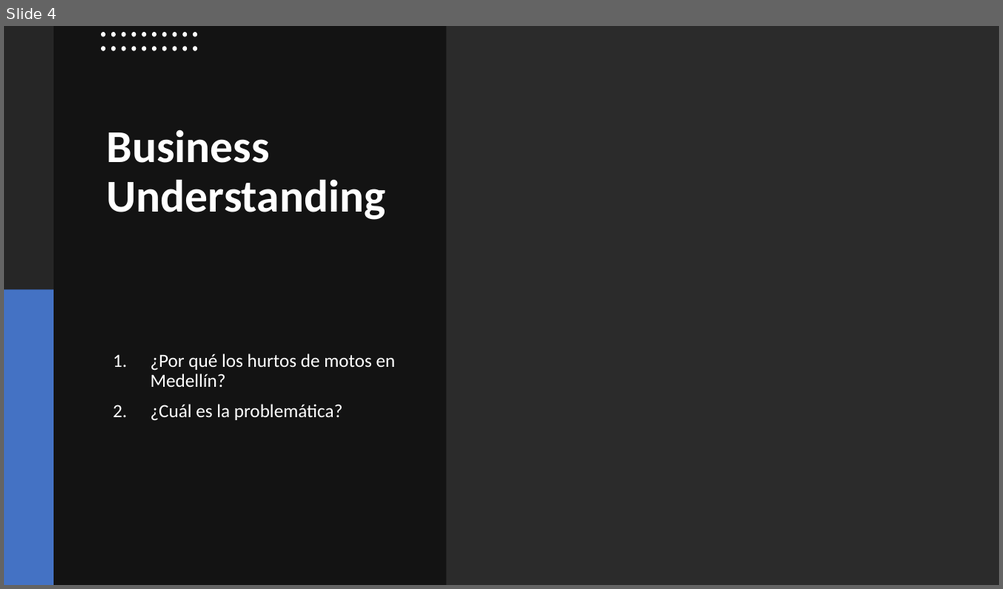
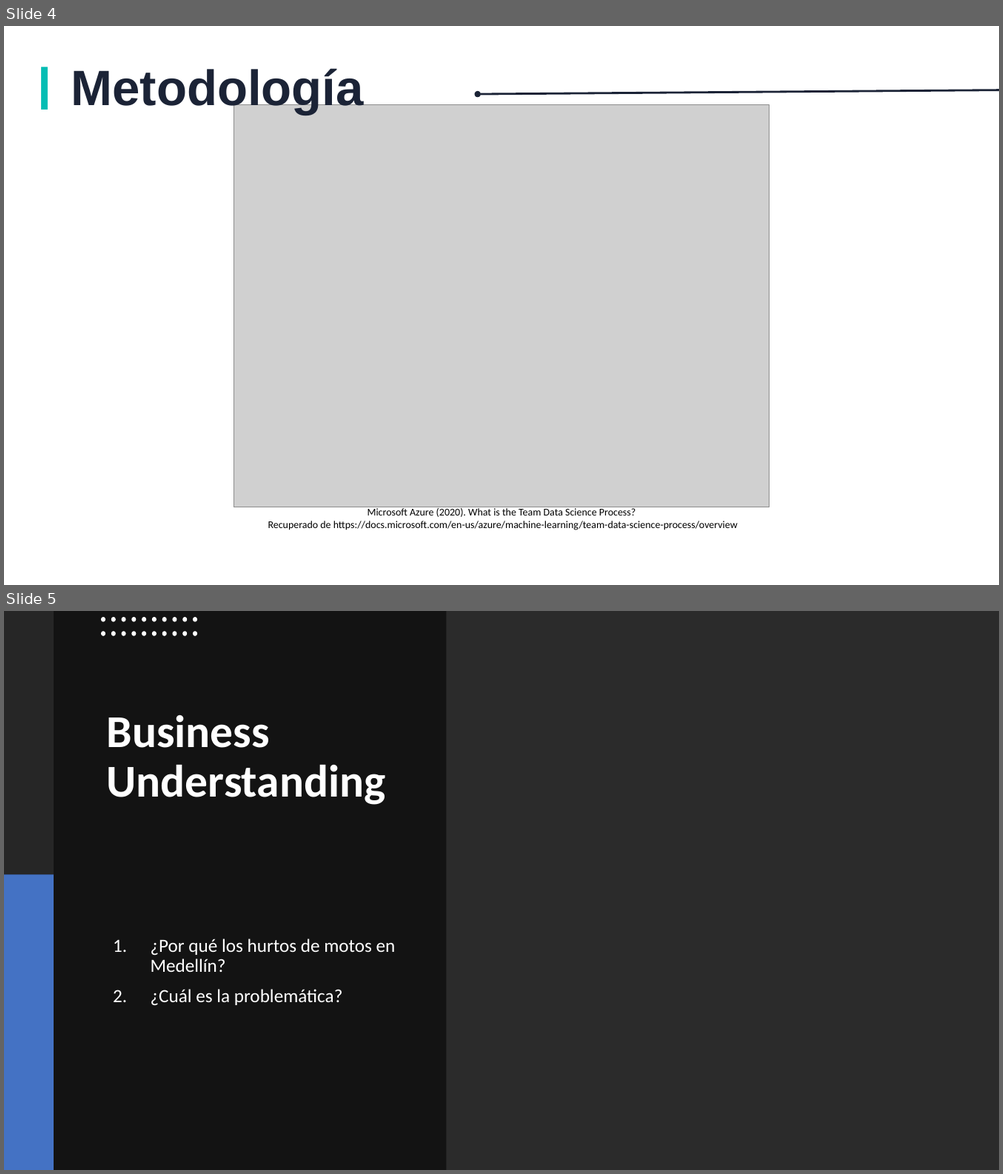
Before and after one commit to jaarciah/Proyecto-Integrador-2020-periodo-2, a slide deck: Docs/Project/Proyecto_Integrador.pptx. Shown one above the other, each under a label of ours: slide 4 before the commit, slides 4 and 5 after it. The pictures are 1003x589 and 1003x1174 pixels, drawn with LibreOffice and Linux fonts; fonts in the diff are those of the drawing; grey boxes stand for pictures; background and template pictures are left out; a plain dark background stands for a picture behind light text. Boxes give left, top, right and bottom in pixels: in the first picture for what was removed or moved away, otherwise in the second. Text is boxed around its words. In the diff, an @@ line names an element or a change of style, - is before the commit and + after.

```diff
--- a/Docs/Project/Proyecto_Integrador.pptx
+++ b/Docs/Project/Proyecto_Integrador.pptx
@@ slide 4 added at (4, 26, 999, 585), background picture (left out) @@
@@ text added at (15, 52, 74, 115), 44 pt, text #04BDB4, bold @@
+|
@@ text added at (71, 68, 363, 115), 48 pt, text #1B2336, bold @@
+Metodología
@@ arrow added from (999, 90) to (478, 94), #1B2336 2 pt @@
@@ picture added at (234, 105, 768, 508) @@
@@ text added at (268, 507, 737, 531), 10 pt, text #000000 @@
+Microsoft Azure (2020). What is the Team Data Science Process?
+Recuperado de https://docs.microsoft.com/en-us/azure/machine-learning/team-data-science-process/overview
@@ what was slide 4 is now slide 5 @@
```
Also in this commit, not shown: 3 slides changed.
